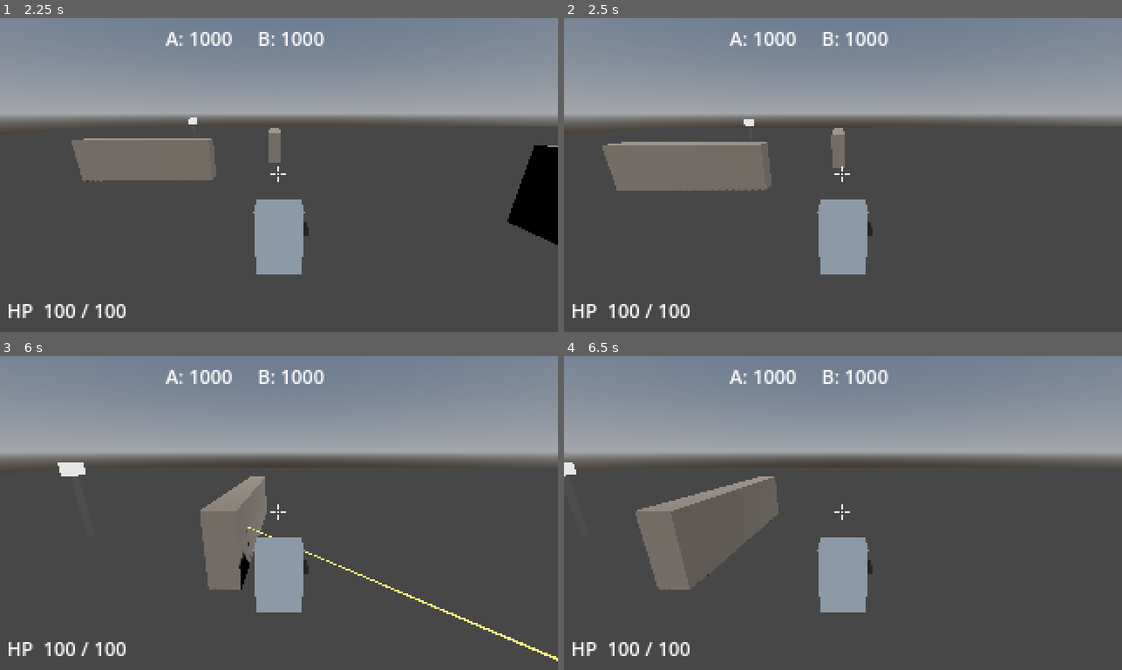
Above: before the commit, frames 1-4 (two rows, left to right).
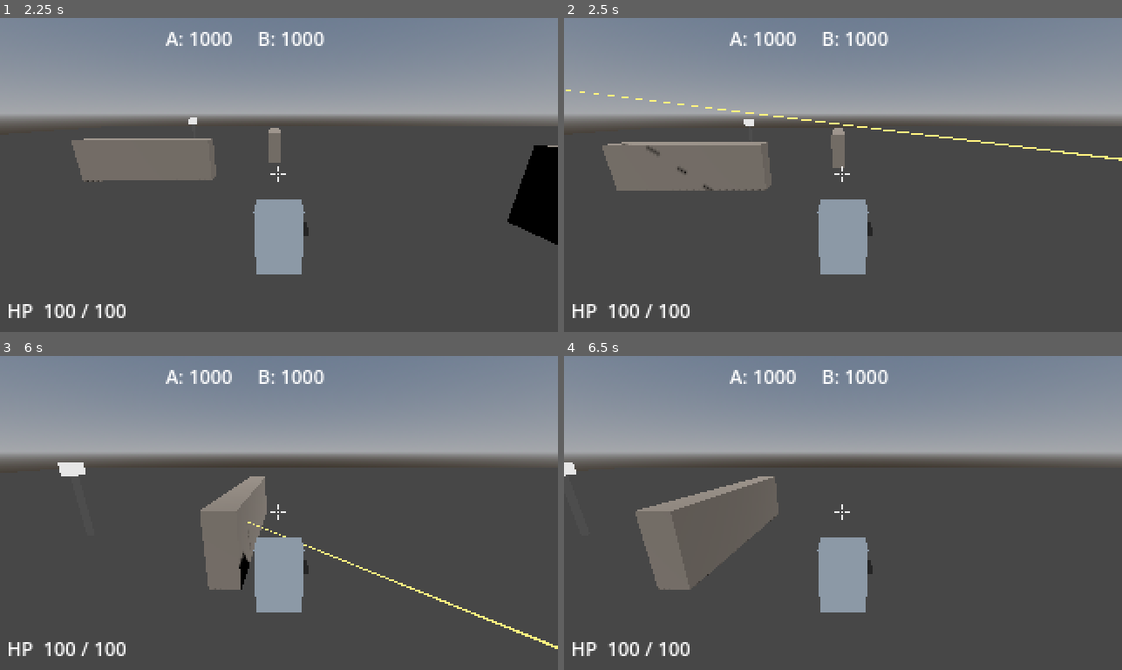
Above: after the commit, the same moments.

Repository: jonathandaley/Hardpoint
Game: Godot game, scene res://scenes/arena/Arena.tscn
Same seed, same stepped clock (60 frames per second), same inputs: the game is played once before the commit and once after it.
Inputs (mouse positions are in pixels of both pictures, inside the frame that each line leads up to):
- Up to frame 1 (2.25 s): tap Enter (ui_accept) at 0.5, 0.77, 1.52 s; move the mouse to (306, 175) at 0.52 s; press the mouse at (306, 175) at 0.53 s; hold W (move_forward) from 0.53 s (still down); move the mouse to (251, 175) at 1.27 s; release the mouse at (251, 175) at 1.28 s; right-click (251, 175) at 1.35 s; move the mouse to (290, 168) at 2.02 s; press the mouse at (290, 168) at 2.03 s
- Up to frame 2 (2.5 s): keep holding W (move_forward)
- Up to frame 3 (6 s): move the mouse to (273, 519) at 2.77 s; release the mouse at (273, 519) at 2.78 s; right-click (273, 519) at 2.85 s; tap Enter (ui_accept) at 3.02, 3.77, 4.25, 4.52, 5, 5.75 s; move the mouse to (323, 516) at 3.52 s; press the mouse at (323, 516) at 3.53 s; move the mouse to (234, 509) at 4.27 s; release the mouse at (234, 509) at 4.28 s; right-click (234, 509) at 4.35 s; move the mouse to (284, 513) at 5.02 s; press the mouse at (284, 513) at 5.03 s; move the mouse to (256, 506) at 5.77 s; release W (move_forward) at 5.78 s; release the mouse at (256, 506) at 5.78 s; hold D (move_right) from 5.78 s (still down); right-click (256, 506) at 5.85 s
- Up to frame 4 (6.5 s): keep holding D (move_right); tap Enter (ui_accept) at 6.02 s

Frame 1 is identical in both runs. In frame 2, 0.5% of the frame differs, in the area x 0-100%, y 22-55%; in frame 3, 0.7%, in the area x 44-100%, y 52-98%; in frame 4, nothing differs.

Commit message:
Nudge bot difficulty down slightly
AIM_SPREAD 0.04 → 0.055, BURST_PAUSE 0.6 → 0.85 (73% → 65% fire uptime)

Co-Authored-By: Claude Sonnet 4.6 <noreply@anthropic.com>

Diff:
--- a/scripts/AIInputSource.gd
+++ b/scripts/AIInputSource.gd
@@ -5,9 +5,9 @@
 const ENGAGE_DIST   := 35.0  # close enough to shoot
 const RETREAT_DIST  := 8.0   # too close — back off
 const AIM_THRESHOLD := 0.25  # fire when within this many radians of target
-const AIM_SPREAD    := 0.04  # max random jitter added to aim (radians)
+const AIM_SPREAD    := 0.055 # max random jitter added to aim (radians)
 const BURST_FIRE    := 1.6   # seconds of continuous fire per burst
-const BURST_PAUSE   := 0.6   # seconds of pause between bursts
+const BURST_PAUSE   := 0.85  # seconds of pause between bursts
 
 var _target: Node3D = null
 var _beacons: Array = []
